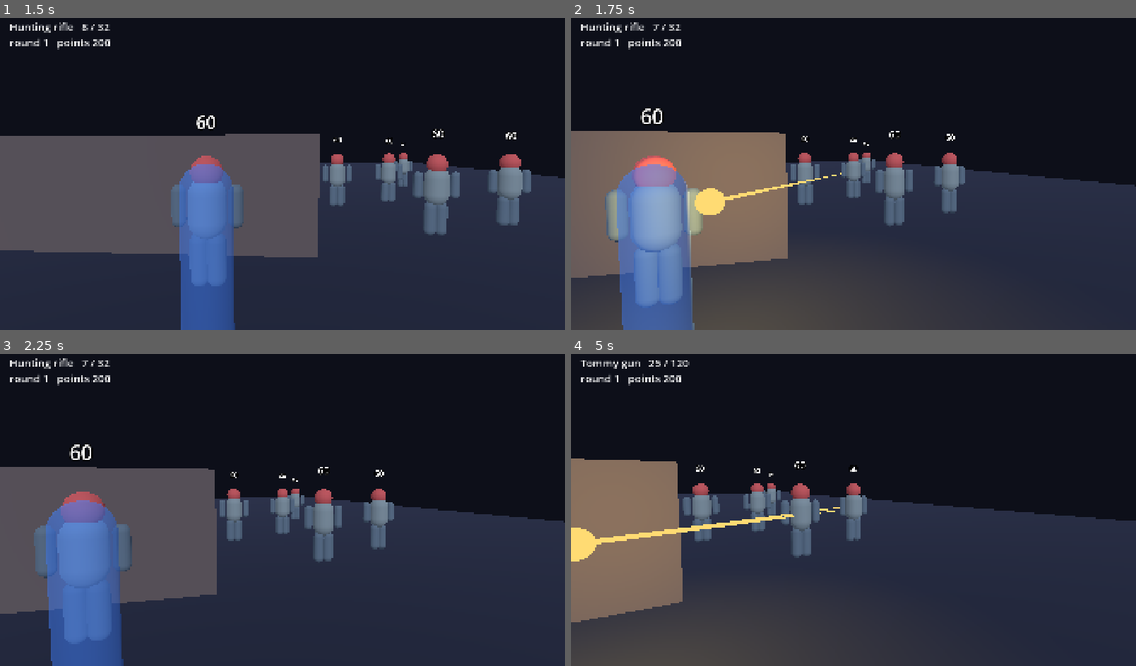
Above: before the commit, frames 1-4 (two rows, left to right).
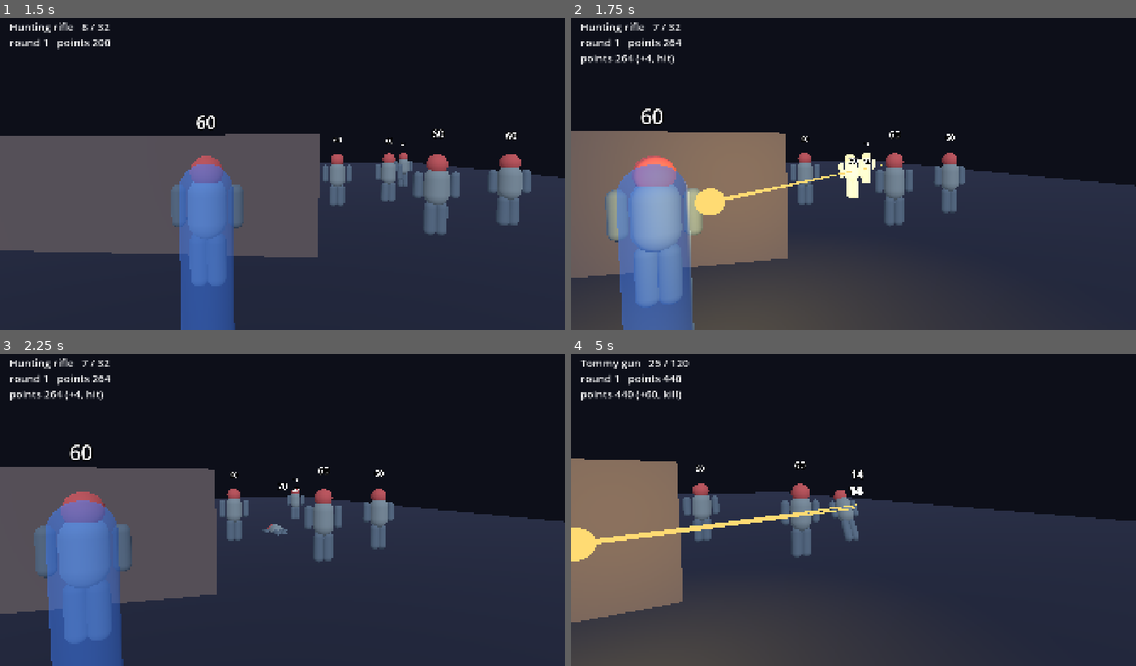
Above: after the commit, the same moments.

Repository: Ryubara/deadnight
Game: Godot game, scene res://world/weapon_range/weapon_range.tscn
The game is run twice, just before and just after one commit, with the same random seed, the same clock (stepped at 60 frames per second) and the same inputs. This scene is started directly instead of the project's main scene.
Inputs (mouse positions are in pixels of both pictures, inside the frame that each line leads up to):
- Up to frame 1 (1.5 s): tap Enter (ui_accept) at 0.5 s; move the mouse to (406, 155) at 0.52 s; hold D (move_right) 0.53-1.25 s; right-click (406, 155) at 0.6 s; click (406, 155) at 0.67 s; tap Space (jump) at 0.77 s; drag from (169, 186) to (254, 233) at 1.27 s
- Up to frame 2 (1.75 s): no input
- Up to frame 3 (2.25 s): move the mouse to (339, 438) at 2.02 s; hold D (move_right) from 2.03 s (still down); tap C (crouch) at 2.1 s
- Up to frame 4 (5 s): right-click (910, 438) at 2.3 s; release D (move_right) at 2.75 s; tap Enter (ui_accept) at 2.75 s; drag from (825, 569) to (684, 460) at 2.77 s; move the mouse to (1023, 553) at 3.52 s; hold A (move_left) 3.53-4.25 s; tap Q (swap_shoulder) at 3.6 s; tap Space (jump) at 3.77 s; right-click (1023, 553) at 3.8 s; drag from (684, 460) to (768, 428) at 4.27 s

Frame 1 is identical in both runs. In frame 2, 0.9% of the frame differs, in the area x 1-56%, y 6-58%; in frame 3, 0.7%; in frame 4, 1.7%, in the area x 1-53%, y 6-60%.
Error before the commit: Parse Error: Static function "kill()" not found in base "RulesAction". (res://gameplay/weapons/rules_damage.gd:55)

Commit message:
gameplay: Rework weapon damage to use the rules' health ownership
Each damaged zombie is one RulesAction.hit with zone and damage; the
server keeps no health of its own, only which zombies are alive.

Co-Authored-By: Claude Sonnet 5.5 <noreply@anthropic.com>

Diff:
--- a/game/gameplay/weapons/combat_action.gd
+++ b/game/gameplay/weapons/combat_action.gd
@@ -10,8 +10,8 @@
 const EQUIP := &"equip"
 const TICK := &"tick"
 const TARGETS := &"targets"
-const REGISTER_TARGET := &"register_target"
-const REMOVE_TARGET := &"remove_target"
+const TRACK_TARGET := &"track_target"
+const UNTRACK_TARGET := &"untrack_target"
 
 
 ## The trigger. `origin` and `dir` are the camera ray, `muzzle` where the barrel is, `view_time`
@@ -55,19 +55,20 @@
 	return {"type": TARGETS, "list": list}
 
 
-static func register_target(target_id: int, health: float) -> Dictionary:
-	return {"type": REGISTER_TARGET, "target_id": target_id, "health": health}
+## A zombie that may be shot. The rules own its health; the server only needs to know it is alive.
+static func track_target(target_id: int) -> Dictionary:
+	return {"type": TRACK_TARGET, "target_id": target_id}
 
 
-static func remove_target(target_id: int) -> Dictionary:
-	return {"type": REMOVE_TARGET, "target_id": target_id}
+static func untrack_target(target_id: int) -> Dictionary:
+	return {"type": UNTRACK_TARGET, "target_id": target_id}
 
 
 ## The combat action a rules event calls for (a zombie to shoot at, or one gone), or `{}`.
 static func from_rules_event(event: Dictionary) -> Dictionary:
 	match event.get("type"):
 		&"zombie_spawn_requested":
-			return register_target(event["zombie_id"], event["health"])
+			return track_target(event["zombie_id"])
 		&"zombie_removed":
-			return remove_target(event["zombie_id"])
+			return untrack_target(event["zombie_id"])
 	return {}
--- a/game/gameplay/weapons/combat_server.gd
+++ b/game/gameplay/weapons/combat_server.gd
@@ -7,8 +7,9 @@
 ## runs this same object behind a loopback.
 ##
 ## Time is `CombatAction.tick`; the world is a `world_ray` Callable (see `AimResolver`).
-## Kills and hits go to the rules as `RulesAction.hit` and `RulesAction.kill`, and the rules'
-## events are appended to the answer after the combat events that caused them.
+## Every damaged zombie is one `RulesAction.hit` (target, zone, damage): the rules own the zombie's
+## health, pay the points and decide the kill. Their events are appended to the answer after the
+## combat events that caused them.
 ##
 ## Events (fields besides `type`):
 ##   shot_fired: shooter_id, weapon_id, seq, muzzle, ends (one point per pellet), ammo, reserve,
@@ -32,14 +33,13 @@
 var rng_seed: int = 0
 var world_ray: Callable
 var rules: GameRules
-## The seam to the rules for damage and health (see `RulesDamage`).
-var damage_sink: RulesDamage
 var lag: LagCompensator
 
 var _defs: Dictionary[StringName, WeaponDef] = {}
 var _loadouts: Dictionary[int, Dictionary] = {}
 var _current: Dictionary[int, StringName] = {}
 var _targets: Dictionary[int, Dictionary] = {}
+var _alive: Dictionary[int, bool] = {}
 var _projectiles: Array[ProjectileState] = []
 var _next_projectile: int = 1
 var _events: Array[Dictionary] = []
@@ -55,7 +55,6 @@
 	for def in p_defs:
 		_defs[def.id] = def
 	rules = p_rules
-	damage_sink = RulesDamage.new(p_rules)
 	world_ray = p_world_ray
 	rng_seed = p_seed
 	lag = LagCompensator.new(max_rewind)
@@ -83,12 +82,9 @@
 # --- Queries (read-only) ---
 
 
-func health_of(target_id: int) -> float:
-	return damage_sink.health_of(target_id)
-
-
+## Whether the server counts a target as alive: tracked, and not yet removed.
 func is_target_alive(target_id: int) -> bool:
-	return damage_sink.is_alive(target_id)
+	return _alive.has(target_id)
 
 
 func weapon_of(player_id: int) -> WeaponState:
@@ -117,10 +113,10 @@
 			_tick(action["delta"])
 		CombatAction.TARGETS:
 			_set_targets(action["list"])
-		CombatAction.REGISTER_TARGET:
-			damage_sink.register(action["target_id"], action["health"])
-		CombatAction.REMOVE_TARGET:
-			damage_sink.forget(action["target_id"])
+		CombatAction.TRACK_TARGET:
+			_alive[action["target_id"]] = true
+		CombatAction.UNTRACK_TARGET:
+			_alive.erase(action["target_id"])
 		_:
 			_emit(&"action_rejected", {"reason": &"unknown_action"})
 
@@ -281,7 +277,7 @@
 		view["targets"] = _targets.duplicate()
 	var alive := {}
 	for id in view["targets"]:
-		if damage_sink.is_alive(id):
+		if _alive.has(id):
 			alive[id] = view["targets"][id]
 	view["targets"] = alive
 	return view
@@ -310,40 +306,54 @@
 			entry["point"] = hit["point"]
 
 
-## Applies one target's share of a shot, through the rules seam, and reports.
+## Applies one target's share of a shot: one `hit` action to the rules, which own the zombie's
+## health, pay the points and decide the kill. A head pellet makes the whole hit a headshot.
 func _hurt(shooter_id: int, target_id: int, total: Dictionary, melee: bool) -> void:
+	if rules == null or not _alive.has(target_id):
+		return
 	var head: bool = total["head"]
-	var result := damage_sink.deal(
-		shooter_id, target_id, total["damage"], total["zone"], head, melee
-	)
-	if not result["applied"]:
+	var zone: StringName = Hitbox.HEAD if head else total["zone"]
+	var rules_events := rules.apply(
+		RulesAction.hit(shooter_id, target_id, zone, total["damage"], melee)
+	)
+	var health := 0.0
+	var killed := false
+	var applied := false
+	for event in rules_events:
+		if event["type"] == &"zombie_damaged":
+			applied = true
+			health = event["health"]
+		elif event["type"] == &"zombie_removed" and event["cause"] == &"killed":
+			killed = true
+	if not applied:
+		_events.append_array(rules_events)
 		return
 	_emit(
 		&"damage_dealt",
 		{
 			"shooter_id": shooter_id,
 			"target_id": target_id,
-			"zone": total["zone"],
+			"zone": zone,
 			"damage": total["damage"],
 			"headshot": head,
 			"melee": melee,
 			"pellets": total["pellets"],
-			"health": result["health"],
+			"health": health,
 			"point": total["point"],
 		}
 	)
-	if result["killed"]:
+	if killed:
 		_emit(
 			&"target_killed",
 			{
 				"shooter_id": shooter_id,
 				"target_id": target_id,
-				"zone": total["zone"],
+				"zone": zone,
 				"headshot": head,
 				"melee": melee,
 			}
 		)
-	_events.append_array(result["events"])
+	_events.append_array(rules_events)
 
 
 func _reject_fire(shooter_id: int, seq: int, reason: StringName) -> void:
@@ -374,7 +384,7 @@
 func _step_projectiles(delta: float) -> void:
 	var alive_targets := {}
 	for id in _targets:
-		if damage_sink.is_alive(id):
+		if _alive.has(id):
 			alive_targets[id] = _targets[id]
 	var flying: Array[ProjectileState] = []
 	for projectile in _projectiles:
--- a/game/gameplay/weapons/rules_damage.gd
+++ /dev/null
@@ -1,60 +0,0 @@
-class_name RulesDamage
-extends RefCounted
-## The one seam between shooting and the rules engine. `CombatServer` finds out how much damage a
-## zombie takes; this decides what that means and tells `GameRules`.
-##
-## Today `GameRules` does not own zombie health (it hands `health` out in `zombie_spawn_requested`
-## and trusts `hit` and `kill`), so this adapter keeps the remaining health per zombie and turns
-## damage into a `RulesAction.hit` or `kill`. Issue #60 moves the health into the rules: damage
-## becomes one action carrying zombie id, zone and amount, and the rules answer with the kill and
-## the points. When it lands, `deal` sends that one action and reads the answer from the events,
-## `_ledger` goes away, and nothing outside this file changes.
-
-var _rules: GameRules
-## Interim: remaining health of each live zombie. To be deleted with #60.
-var _ledger: Dictionary[int, float] = {}
-
-
-func _init(p_rules: GameRules = null) -> void:
-	_rules = p_rules
-
-
-## A zombie that can be shot, with its health from `zombie_spawn_requested`.
-func register(target_id: int, health: float) -> void:
-	_ledger[target_id] = health
-
-
-func forget(target_id: int) -> void:
-	_ledger.erase(target_id)
-
-
-func is_alive(target_id: int) -> bool:
-	return _ledger.has(target_id)
-
-
-func health_of(target_id: int) -> float:
-	return _ledger.get(target_id, 0.0)
-
-
-## Applies damage from `shooter_id` to a zombie in `zone` (unused until #60: today the rules only
-## hear whether it was the head). Answers `{"applied": bool, "health": float,
-## "killed": bool, "events": Array[Dictionary]}`: `events` are the rules' own, to pass on.
-func deal(
-	shooter_id: int, target_id: int, amount: float, _zone: StringName, headshot: bool, melee: bool
-) -> Dictionary:
-	var answer := {"applied": false, "health": 0.0, "killed": false, "events": []}
-	if not _ledger.has(target_id):
-		return answer
-	_ledger[target_id] -= amount
-	answer["applied"] = true
-	answer["health"] = maxf(_ledger[target_id], 0.0)
-	answer["killed"] = _ledger[target_id] <= 0.0
-	var action: Dictionary
-	if answer["killed"]:
-		_ledger.erase(target_id)
-		action = RulesAction.kill(shooter_id, target_id, headshot, melee)
-	else:
-		action = RulesAction.hit(shooter_id, target_id, headshot)
-	if _rules != null:
-		answer["events"] = _rules.apply(action)
-	return answer
--- a/game/tests/weapons/test_combat_rules.gd
+++ b/game/tests/weapons/test_combat_rules.gd
@@ -25,9 +25,10 @@
 	return _server.apply(WeaponsFixture.fire_at(1, seq, SHOOTER, to, _server.now))
 
 
-func test_a_spawned_zombie_becomes_a_target_with_the_rules_health() -> void:
+func test_a_spawned_zombie_becomes_a_target() -> void:
 	assert_bool(_server.is_target_alive(_zombie)).is_true()
-	assert_float(_server.health_of(_zombie)).is_equal(60.0)
+	var spawn := _log.of(&"zombie_spawn_requested")[0]
+	assert_float(spawn["health"]).is_equal(60.0)
 
 
 func test_a_hit_that_does_not_kill_pays_the_hit_points() -> void:
@@ -38,7 +39,7 @@
 
 
 func test_a_headshot_hit_pays_double() -> void:
-	_server.apply(CombatAction.register_target(_zombie, 500.0))
+	_server.apply(CombatAction.give_weapon(1, &"smg"))
 	var before := _rules.points_of(1)
 	_fire(Vector3(0, 1.62, 0))
 	assert_int(_rules.points_of(1) - before).is_equal(8)
@@ -59,21 +60,31 @@
 
 
 func test_a_melee_kill_pays_the_melee_price() -> void:
-	_server.apply(CombatAction.register_target(_zombie, 30.0))
 	_server.apply(CombatAction.give_weapon(1, &"crowbar"))
 	WeaponsFixture.step(_server, {_zombie: Vector3(0, 0, -1.2)}, 2)
 	var before := _rules.points_of(1)
-	var swing := CombatAction.fire(
-		1, 1, Vector3(0, 1.1, 0), Vector3(0, 0, -1), Vector3(0, 1.1, 0), _server.now
-	)
-	_server.apply(swing)
-	assert_int(_rules.points_of(1) - before).is_equal(130)
+	var chest := Vector3(0, 1.1, 0)
+	for swing in 2:
+		var action := CombatAction.fire(1, swing + 1, chest, Vector3(0, 0, -1), chest, _server.now)
+		_server.apply(action)
+		WeaponsFixture.step(_server, {_zombie: Vector3(0, 0, -1.2)}, 40)
+	assert_int(_rules.points_of(1) - before).is_equal(4 + 130)
 
 
-func test_a_server_with_no_rules_still_runs_the_combat() -> void:
-	var alone := WeaponsFixture.make_server()
-	alone.apply(CombatAction.register_target(5, 20.0))
+func test_the_rules_own_the_health_so_a_dead_zombie_pays_nothing_more() -> void:
+	_fire(Vector3(0, 1.62, 0))
+	var before := _rules.points_of(1)
+	WeaponsFixture.step(_server, {_zombie: Vector3.ZERO}, 30)
+	var again := _fire(Vector3(0, 1.62, 0), 2)
+	assert_array(WeaponsFixture.of(again, &"damage_dealt")).is_empty()
+	assert_int(_rules.points_of(1)).is_equal(before)
+
+
+func test_a_server_without_rules_deals_no_damage() -> void:
+	var alone := CombatServer.new(WeaponsFixture.all_defs())
+	alone.apply(CombatAction.track_target(5))
 	alone.apply(CombatAction.give_weapon(1, &"pistol"))
 	WeaponsFixture.step(alone, {5: Vector3.ZERO}, 2)
 	var events := alone.apply(WeaponsFixture.fire_at(1, 1, SHOOTER, Vector3(0, 1.1, 0), alone.now))
-	assert_array(WeaponsFixture.of(events, &"target_killed")).has_size(1)
+	assert_array(WeaponsFixture.of(events, &"shot_fired")).has_size(1)
+	assert_array(WeaponsFixture.of(events, &"damage_dealt")).is_empty()
--- a/game/tests/weapons/test_combat_server.gd
+++ b/game/tests/weapons/test_combat_server.gd
@@ -11,7 +11,6 @@
 
 func before_test() -> void:
 	_server = WeaponsFixture.make_server()
-	_server.apply(CombatAction.register_target(1, 60.0))
 	_server.apply(CombatAction.give_weapon(1, &"pistol"))
 	WeaponsFixture.step(_server, {1: Vector3.ZERO}, 2)
 
@@ -107,5 +106,5 @@
 
 
 func test_a_dead_target_cannot_be_shot_again() -> void:
-	_server.apply(CombatAction.remove_target(1))
+	_server.apply(CombatAction.untrack_target(1))
 	assert_array(WeaponsFixture.of(_fire(BODY), &"damage_dealt")).is_empty()
--- a/game/tests/weapons/test_combat_special.gd
+++ b/game/tests/weapons/test_combat_special.gd
@@ -10,7 +10,6 @@
 
 func before_test() -> void:
 	_server = WeaponsFixture.make_server()
-	_server.apply(CombatAction.register_target(1, 60.0))
 	_server.apply(CombatAction.give_weapon(1, &"pistol"))
 	WeaponsFixture.step(_server, {1: Vector3.ZERO}, 2)
 
@@ -21,7 +20,6 @@
 
 func test_the_shotgun_hurts_a_close_target_from_many_pellets_once() -> void:
 	_server.apply(CombatAction.give_weapon(1, &"shotgun"))
-	_server.apply(CombatAction.register_target(2, 500.0))
 	WeaponsFixture.step(_server, {1: Vector3(20, 0, 0), 2: Vector3.ZERO}, 2)
 	var events := _fire(BODY, 1, Vector3(0, 1.1, 3))
 	var damage := WeaponsFixture.of(events, &"damage_dealt")
@@ -32,7 +30,6 @@
 
 func test_the_same_shot_number_scatters_the_same_way_on_a_second_server() -> void:
 	var other := WeaponsFixture.make_server()
-	other.apply(CombatAction.register_target(1, 60.0))
 	WeaponsFixture.step(other, {1: Vector3.ZERO}, 2)
 	for server in [_server, other]:
 		server.apply(CombatAction.give_weapon(1, &"shotgun"))
@@ -45,8 +42,6 @@
 
 func test_a_flare_flies_bursts_on_the_target_and_hurts_its_neighbour() -> void:
 	_server.apply(CombatAction.give_weapon(1, &"flare_gun"))
-	_server.apply(CombatAction.register_target(1, 300.0))
-	_server.apply(CombatAction.register_target(2, 300.0))
 	var targets := {1: Vector3(0, 0, 0), 2: Vector3(1.0, 0, 0)}
 	WeaponsFixture.step(_server, targets, 2)
 	var launch := _fire(BODY)
@@ -137,7 +132,6 @@
 
 func test_an_action_that_crossed_the_wire_does_the_same_as_the_original() -> void:
 	var twin := WeaponsFixture.make_server()
-	twin.apply(CombatAction.register_target(1, 60.0))
 	twin.apply(CombatAction.give_weapon(1, &"pistol"))
 	WeaponsFixture.step(twin, {1: Vector3.ZERO}, 2)
 	var action := WeaponsFixture.fire_at(1, 1, SHOOTER, BODY, twin.now)
--- a/game/tests/weapons/test_lag_compensation.gd
+++ b/game/tests/weapons/test_lag_compensation.gd
@@ -12,7 +12,6 @@
 ## A server on which one zombie (id 1) has been walking along x for `seconds`.
 func _walked(seconds: float) -> CombatServer:
 	var server := WeaponsFixture.make_server()
-	server.apply(CombatAction.register_target(1, 1000.0))
 	server.apply(CombatAction.give_weapon(1, &"rifle"))
 	var steps := roundi(seconds / WeaponsFixture.STEP)
 	for _i in steps:
@@ -110,6 +109,6 @@
 
 func test_a_dead_target_cannot_be_hit_from_the_past() -> void:
 	var server := _walked(1.0)
-	server.apply(CombatAction.remove_target(1))
+	server.apply(CombatAction.untrack_target(1))
 	var events := _shot_at_where_it_was(server, 0.1, 0.1)
 	assert_array(WeaponsFixture.of(events, &"damage_dealt")).is_empty()
--- a/game/tests/weapons/test_loopback_link.gd
+++ b/game/tests/weapons/test_loopback_link.gd
@@ -4,14 +4,20 @@
 var _server: CombatServer
 var _link: LoopbackLink
 var _received: Array[Dictionary] = []
+var _applied := 0
 
 
 func before_test() -> void:
 	_server = WeaponsFixture.make_server()
-	_server.apply(CombatAction.register_target(1, 60.0))
 	_server.apply(CombatAction.give_weapon(1, &"pistol"))
 	WeaponsFixture.step(_server, {1: Vector3.ZERO}, 2)
 	_received = []
+	_applied = 0
+	_server.event_emitted.connect(
+		func(event: Dictionary) -> void:
+			if event["type"] == &"damage_dealt":
+				_applied += 1
+	)
 
 
 func _connect(latency: int) -> void:
@@ -35,7 +41,9 @@
 	_link.pump()
 	assert_array(WeaponsFixture.of(_received, &"damage_dealt")).has_size(1)
 	assert_bool(_server.is_target_alive(1)).is_true()
-	assert_float(_server.health_of(1)).is_equal_approx(36.0, 0.01)
+	assert_float(WeaponsFixture.of(_received, &"damage_dealt")[0]["health"]).is_equal_approx(
+		36.0, 0.01
+	)
 
 
 func test_latency_delays_the_request_and_the_answer() -> void:
@@ -43,9 +51,9 @@
 	_fire()
 	for _i in 2:
 		_link.pump()
-	assert_float(_server.health_of(1)).is_equal(60.0)
+	assert_int(_applied).is_equal(0)
 	_link.pump()
-	assert_float(_server.health_of(1)).is_equal_approx(36.0, 0.01)
+	assert_int(_applied).is_equal(1)
 	for _i in 2:
 		_link.pump()
 	assert_array(_received).is_empty()
--- a/game/tests/weapons/weapons_fixture.gd
+++ b/game/tests/weapons/weapons_fixture.gd
@@ -5,6 +5,9 @@
 
 const IDS: Array[StringName] = WeaponCatalog.IDS
 const STEP := 1.0 / 60.0
+const SEED := 7
+## Long enough for the rules to spawn one more round-one zombie.
+const SPAWN_SECONDS := 2.5
 ## A shooter 8 m from the origin, chest high, looking down -z; targets stand at the origin.
 const SHOOTER := Vector3(0, 1.1, 8)
 
@@ -32,10 +35,19 @@
 	return placed
 
 
+## A server over `rules`, or over a night in round one with `zombies` zombies already spawned
+## (ids 1 to n, health 60, player 1 in the game) when none is given.
 static func make_server(
-	rules: GameRules = null, world: Callable = Callable(), seed_value: int = 7
+	rules: GameRules = null, world: Callable = Callable(), zombies: int = 2
 ) -> CombatServer:
-	return CombatServer.new(all_defs(), rules, world, seed_value)
+	var night := rules
+	if night == null:
+		night = RulesFixture.make_rules(1)
+	var server := CombatServer.new(all_defs(), night, world, SEED)
+	if rules == null:
+		RulesFixture.into_round_one(night)
+		RulesFixture.run(night, SPAWN_SECONDS * zombies)
+	return server
 
 
 ## One fixed step: tell the server where the targets are, then let a step pass.
Not shown, removed: game/gameplay/weapons/rules_damage.gd.uid
Not shown, added: game/tests/weapons/test_combat_special.gd.uid
Not shown, added: game/tests/weapons/test_loopback_link.gd.uid
Not shown, changed: docs/design/weapons.md
Not shown, changed: docs/research/weapon-firing.md
